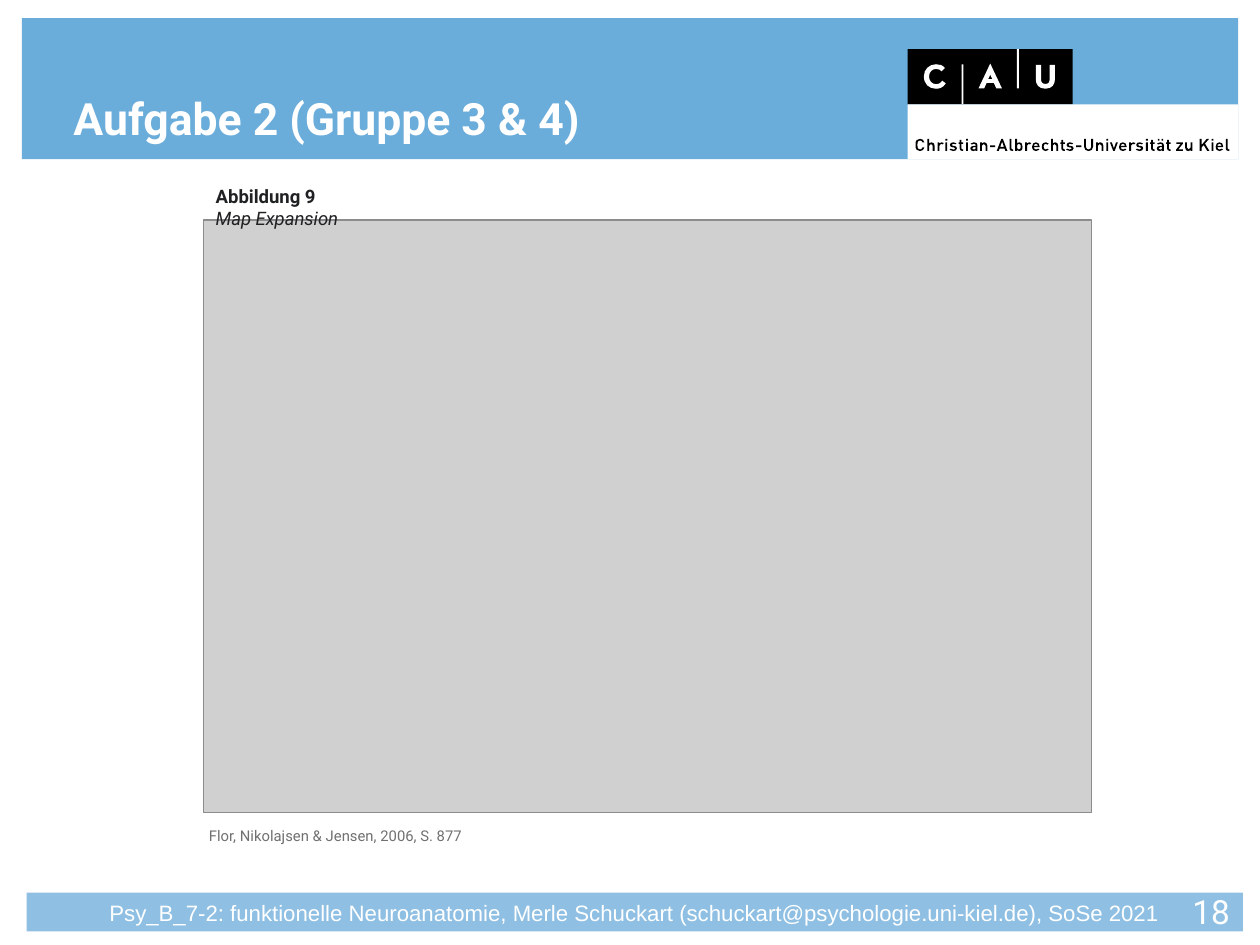
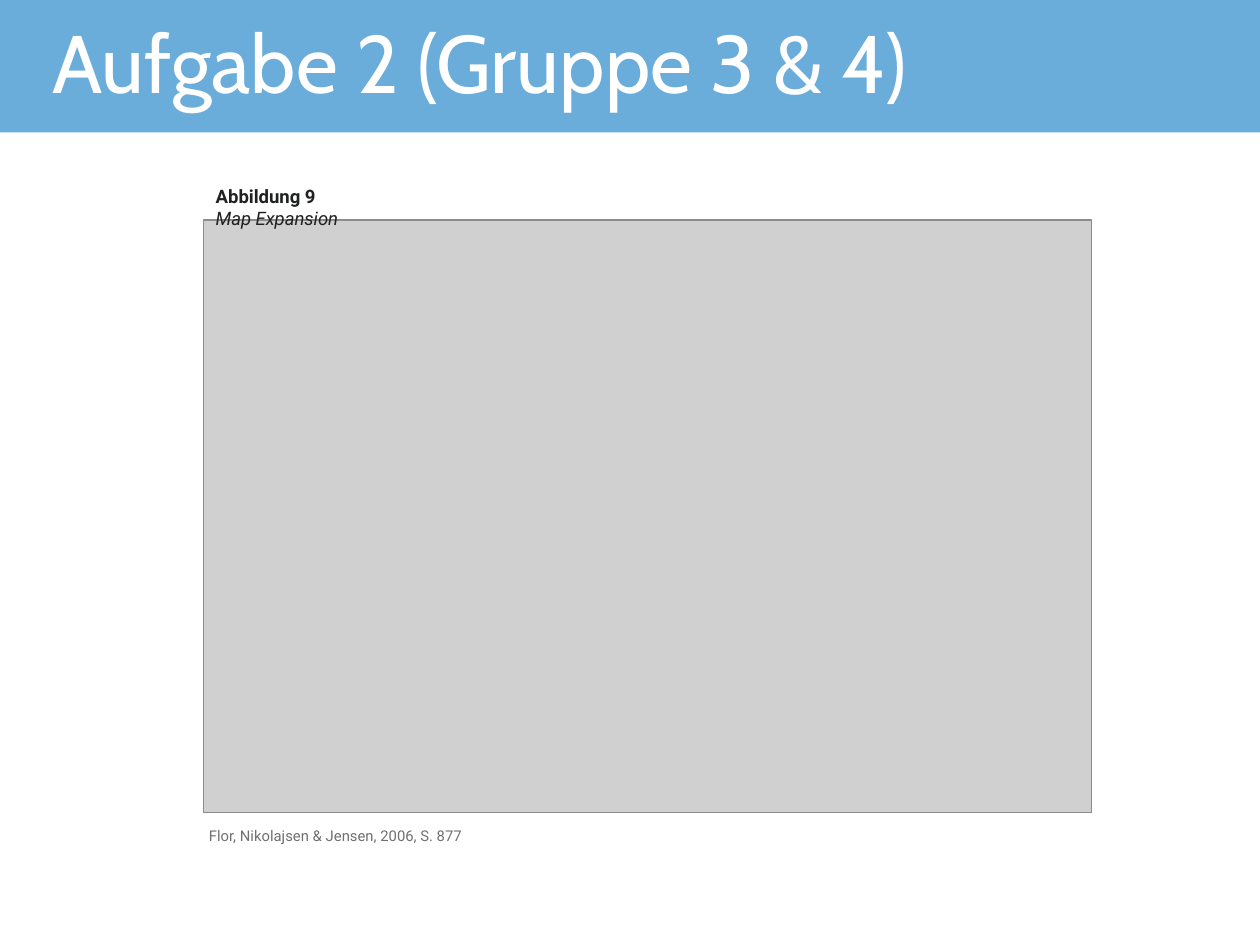
Before and after one commit to JuliusWelzel/teaching, a slide deck: slide 19 of seminars/funct_neuroanatomy_jw/Seminarfolien/FunNeuro_S07_Schmerz_MS.pptx (slide 18 before the commit). Drawn at 1260x945 pixels with LibreOffice and Linux fonts; fonts in the diff are those of the drawing; grey boxes stand for pictures; background and template pictures are left out. Boxes give left, top, right and bottom in pixels: in the first picture for what was removed or moved away, otherwise in the second. Text is boxed around its words. In the diff, an @@ line names an element or a change of style, - is before the commit and + after.

```diff
--- a/seminars/funct_neuroanatomy_jw/Seminarfolien/FunNeuro_S07_Schmerz_MS.pptx
+++ b/seminars/funct_neuroanatomy_jw/Seminarfolien/FunNeuro_S07_Schmerz_MS.pptx
@@ title "Aufgabe 2 (Gruppe 3 & ...": place and size @@
-title "Aufgabe 2 (Gruppe 3 & ..." at box(73, 100, 579, 145)
+title "Aufgabe 2 (Gruppe 3 & ..." at box(53, 32, 907, 111)
@@ title "Aufgabe 2 (Gruppe 3 & ..." at box(53, 32, 907, 111): size 24 to 44 pt, font Roboto to Cabin, bold off; vertical alignment bottom to middle @@
@@ rectangle: place and size @@
-rectangle at box(21, 19, 1239, 160)
+rectangle at box(0, 0, 1260, 132)
@@ group removed at box(908, 49, 1239, 159): 4 rectangles, 4 freeform shapes @@
@@ rectangle removed at box(27, 893, 1244, 932) @@
@@ text removed at box(109, 905, 1158, 926) @@
-Psy_B_7-2: funktionelle Neuroanatomie, Merle Schuckart (schuckart@psychologie.uni-kiel.de), SoSe 2021
@@ page number removed at box(1192, 900, 1229, 933) @@
-18
```
Also in this commit, not shown: 19 other slides changed, 3 slides added, 2 slides removed, 8 other files.
